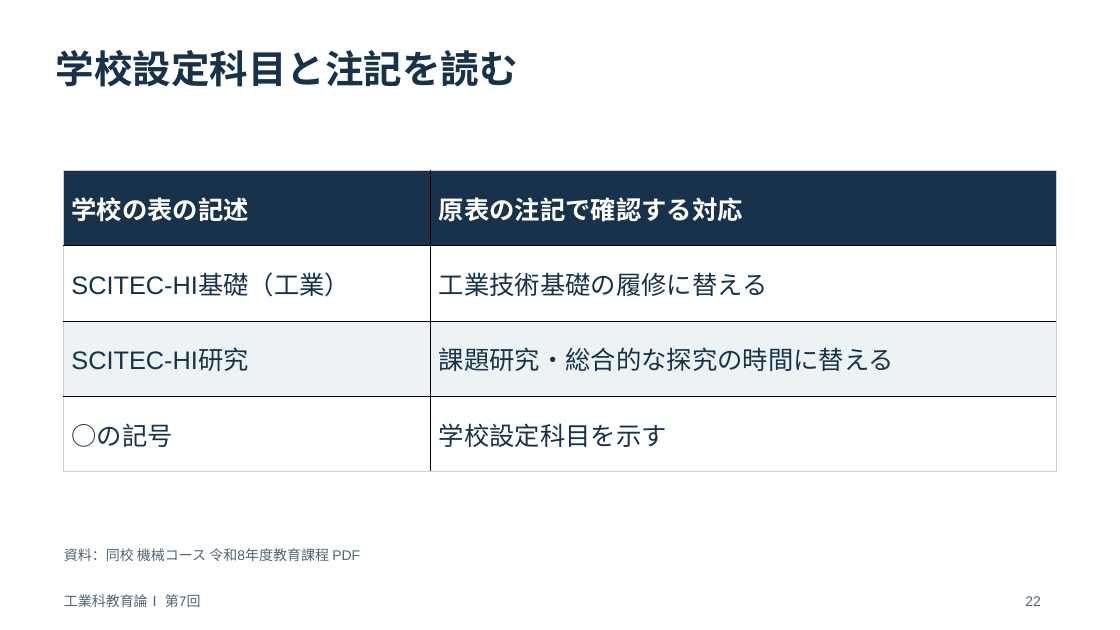
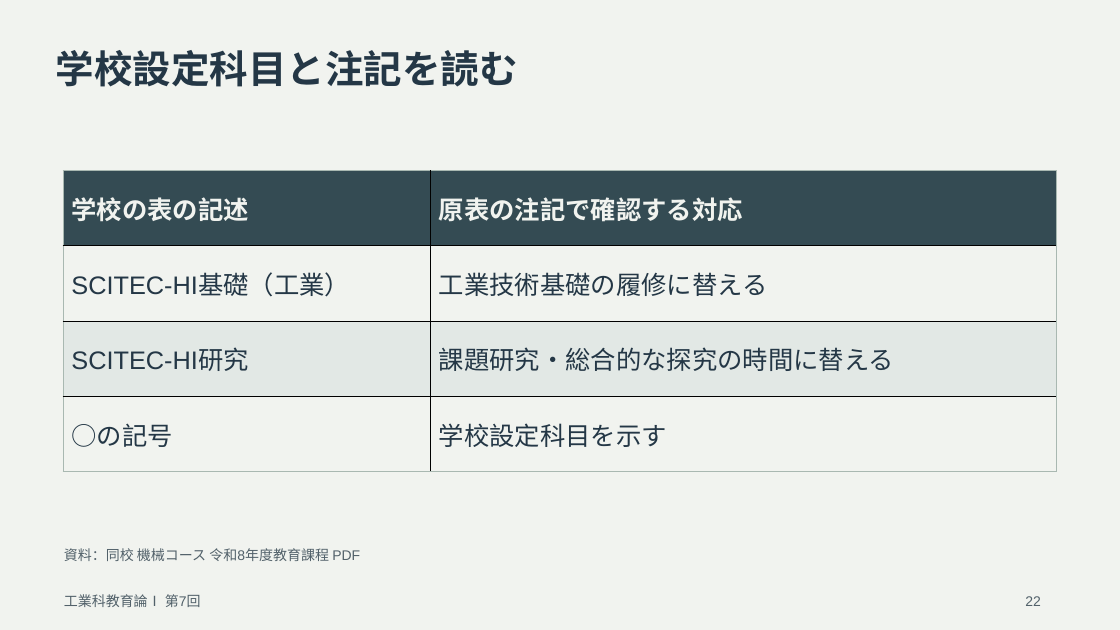
Before and after one commit to zooc-14calbp/industrial-education-i, a slide deck: slide 22 of lessons/07/slides.pptx. Drawn at 1120x630 pixels with LibreOffice and Linux fonts; fonts in the diff are those of the drawing. Boxes give left, top, right and bottom in pixels: in the first picture for what was removed or moved away, otherwise in the second. Text is boxed around its words. In the diff, an @@ line names an element or a change of style, - is before the commit and + after.

Commit message:
Adjust slide colors for extended viewing

```diff
--- a/lessons/07/slides.pptx
+++ b/lessons/07/slides.pptx
@@ background #FFFFFF to #F1F3EF @@
@@ text "学校設定科目と注記を読む" at (56, 50, 518, 87): text colour #17324A to #243746 @@
@@ table at (63, 171, 1057, 471) @@
@@ fill #17324A to #344B53 in row 1 @@
@@ fill #FFFFFF to #F1F3EF in 4 cells @@
@@ fill #EDF3F5 to #E2E8E5 in row 3 @@
@@ text colour #FFFFFF to #F1F3EF in "学校の表の記述", "原表の注記で確認する対応" @@
@@ text colour #17324A to #243746 in "SCITEC-HI基礎（工業）", "工業技術基礎の履修に替える", "SCITEC-HI研究", "課題研究・総合的な探究の時間に替える" and 2 more places @@
@@ borders changed @@
@@ text colour #526675 to #52616A in 3 elements at (64, 548, 360, 561), (64, 594, 201, 607), (1025, 596, 1041, 606) @@
```
Also in this commit, not shown: 31 other slides changed, 49 other files.
